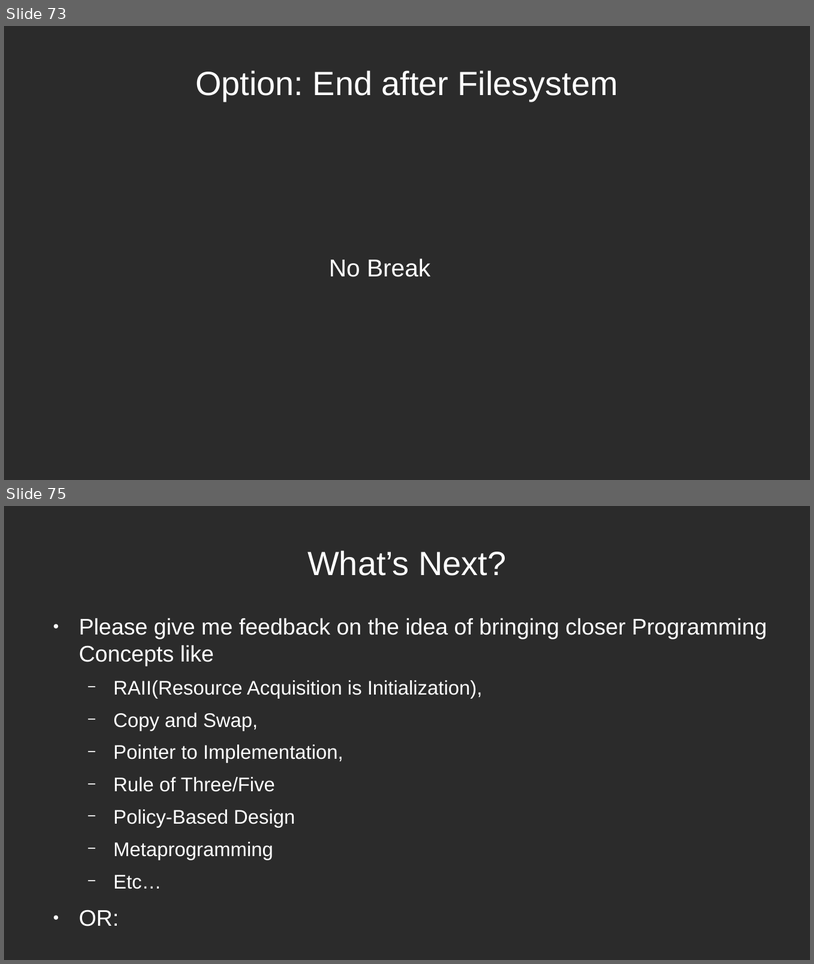
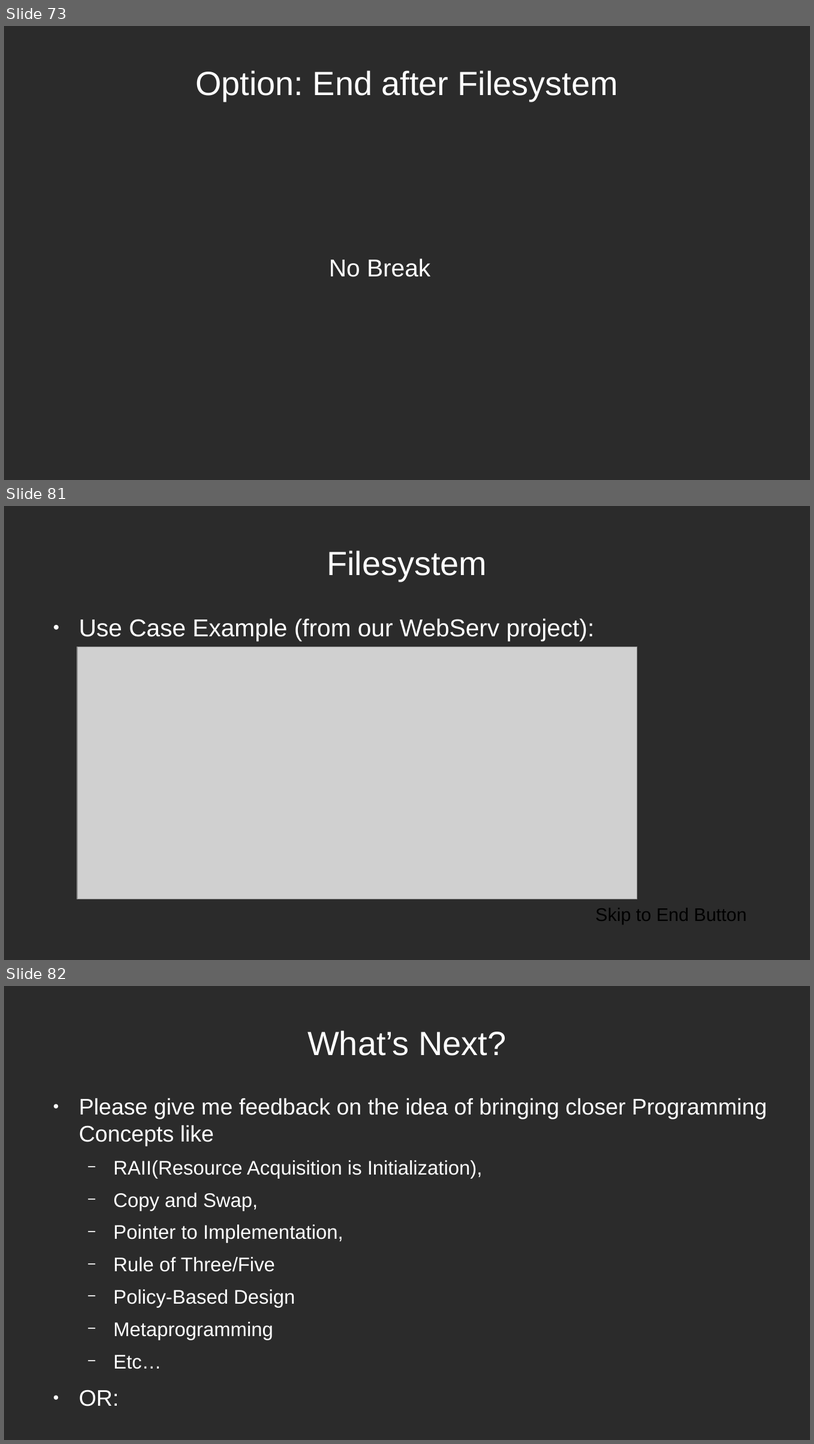
Before and after one commit to mleibeng/Crash-Course-CPP-11-17, a slide deck: Presentation/Crash Course CPP.odp. Shown one above the other, each under a label of ours: slides 73 and 75 before the commit, slides 73, 81 and 82 after it; the slides between them are not shown. The pictures are 814x964 and 814x1444 pixels, drawn with LibreOffice and Linux fonts; fonts in the diff are those of the drawing; grey boxes stand for pictures; background and template pictures are left out; a plain dark background stands for a picture behind light text. Boxes give left, top, right and bottom in pixels: in the first picture for what was removed or moved away, otherwise in the second. Text is boxed around its words. In the diff, an @@ line names an element or a change of style, - is before the commit and + after.

Commit message:
Added filesystem to presentation

```diff
--- a/Presentation/Crash Course CPP.odp
+++ b/Presentation/Crash Course CPP.odp
@@ slide 81 added at (x1=4, y1=506, x2=810, y2=960), background picture (left out) @@
@@ title added at (x1=327, y1=550, x2=487, y2=581), 33 pt, text #FFFFFF @@
+Filesystem
@@ text added at (x1=79, y1=618, x2=595, y2=641), 24 pt, text #FFFFFF @@
+● Use Case Example (from our WebServ project):
@@ picture added at (x1=77, y1=646, x2=638, y2=899) @@
@@ text added at (x1=596, y1=907, x2=747, y2=924), 18 pt, text #000000 @@
+Skip to End Button
@@ what was slide 75 is now slide 82 @@
```
Also in this commit, not shown: 1 slide changed, 6 other slides added.
